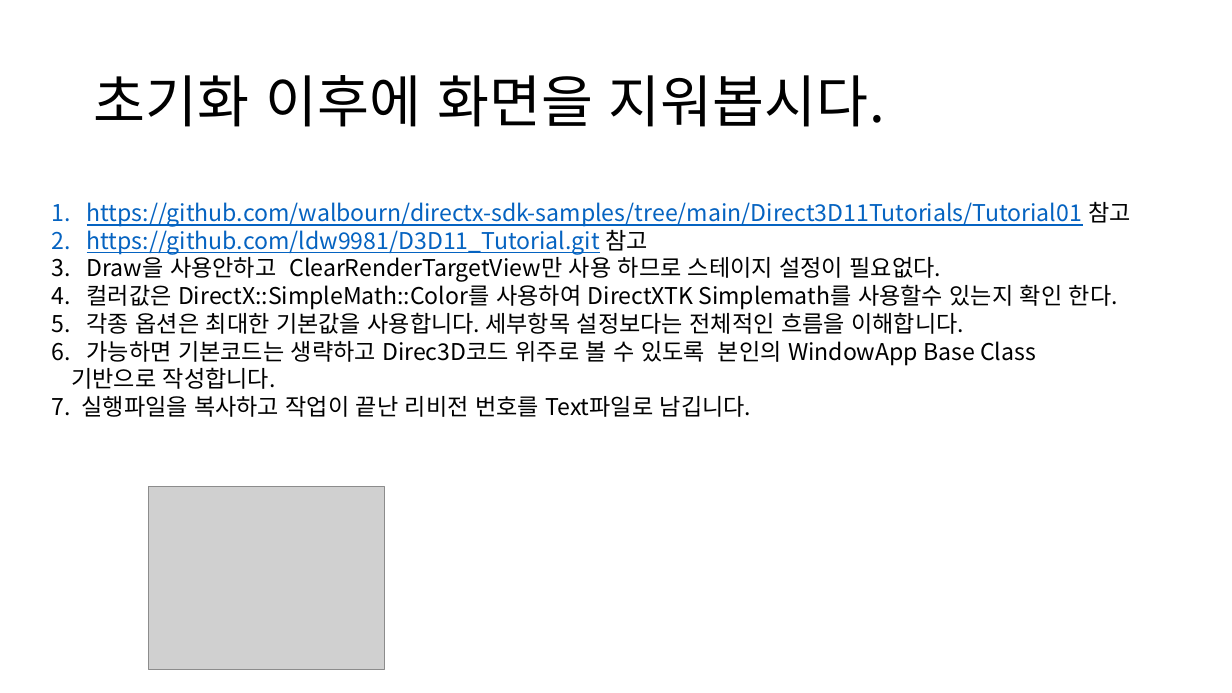
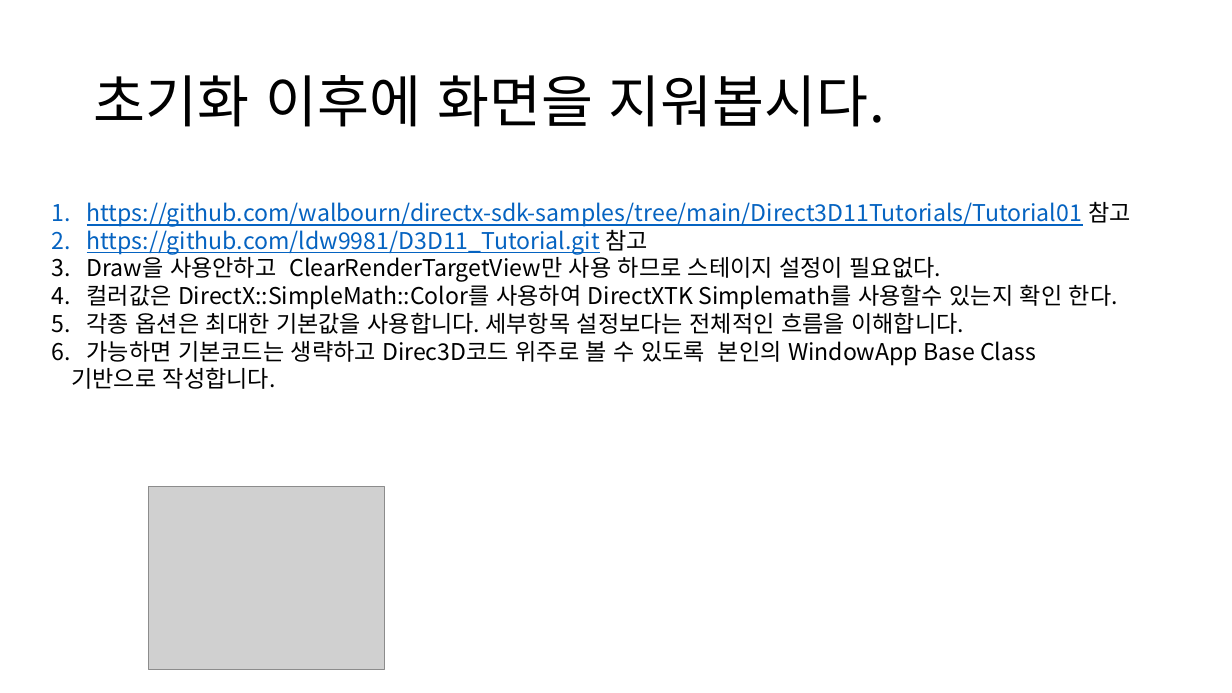
Before and after one commit to ldw9981/D3D11_Tutorial, a slide deck: slide 9 of Documents/01기초-화면지우기.pptx. Drawn at 1232x693 pixels with LibreOffice and Linux fonts; fonts in the diff are those of the drawing; grey boxes stand for pictures. Boxes give left, top, right and bottom in pixels: in the first picture for what was removed or moved away, otherwise in the second. Text is boxed around its words. In the diff, an @@ line names an element or a change of style, - is before the commit and + after.

```diff
--- a/Documents/01기초-화면지우기.pptx
+++ b/Documents/01기초-화면지우기.pptx
@@ text at [52,396,751,417]: paragraph removed @@
-7. 실행파일을 복사하고 작업이 끝난 리비전 번호를 Text파일로 남깁니다.
```
Also in this commit, not shown: 1 other slide changed.
